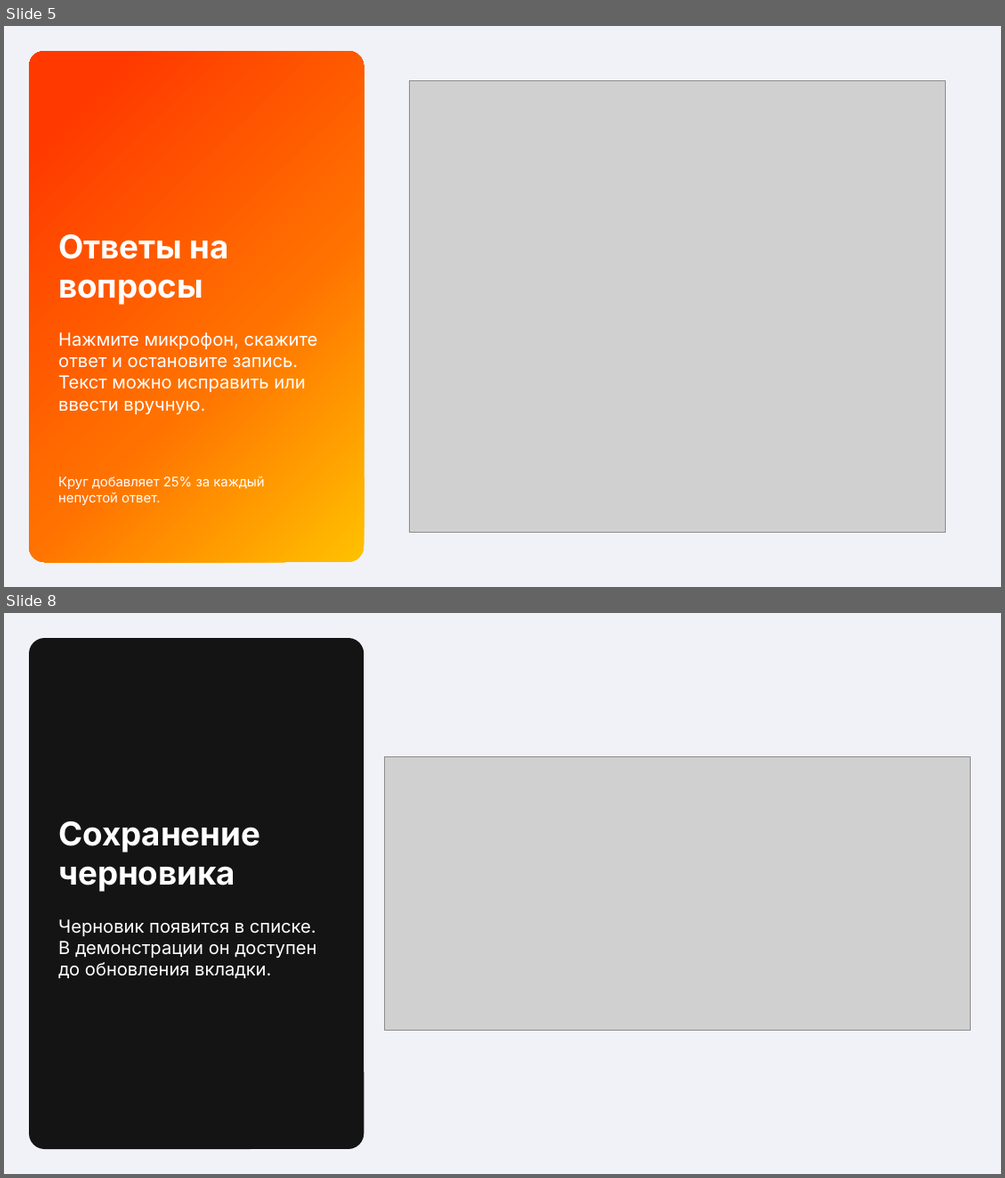
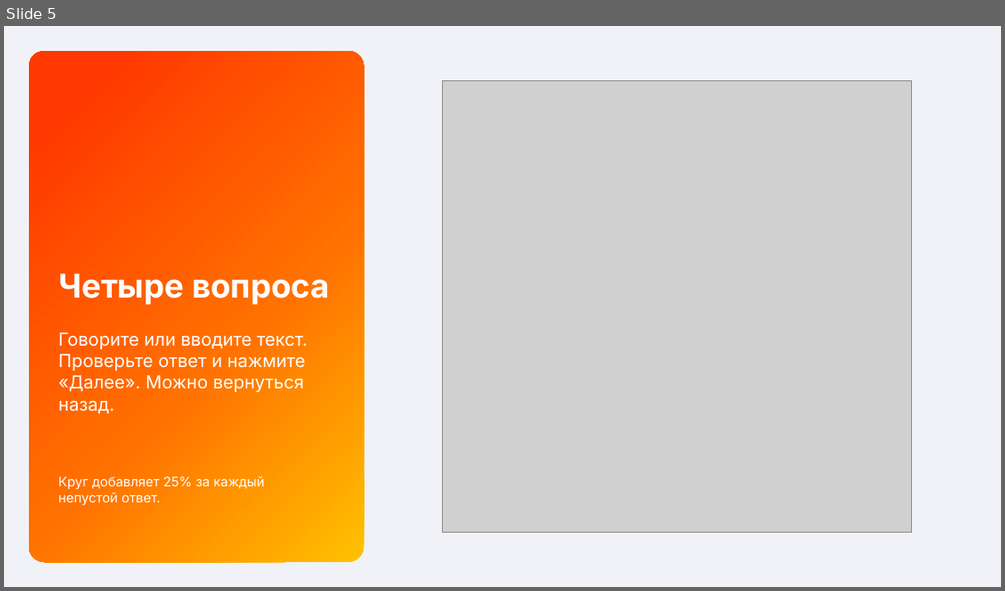
Before and after one commit to trueakaru-stack/iskra-vacancy-prototype, a slide deck: docs/voice-vacancy-presentation.pptx. Shown one above the other, each under a label of ours: slides 5 and 8 before the commit, slide 5 after it; the slides between them are not shown. The pictures are 1005x1178 and 1005x591 pixels, drawn with LibreOffice and Linux fonts; fonts in the diff are those of the drawing; grey boxes stand for pictures. Boxes give left, top, right and bottom in pixels: in the first picture for what was removed or moved away, otherwise in the second. Text is boxed around its words. In the diff, an @@ line names an element or a change of style, - is before the commit and + after.

```diff
--- a/docs/voice-vacancy-presentation.pptx
+++ b/docs/voice-vacancy-presentation.pptx
@@ slide 8 removed at box(4, 613, 1001, 1174), background #F1F2F7 @@
@@ rounded rectangle removed at box(29, 638, 364, 1149) @@
@@ picture removed at box(384, 756, 970, 1030) @@
@@ text removed at box(58, 821, 260, 892) @@
-Сохранение черновика
@@ text removed at box(58, 919, 316, 978) @@
-Черновик появится в списке. В демонстрации он доступен до обновления вкладки.
@@ slide 5 changed as well @@
@@ picture: place and size @@
-picture at box(409, 80, 946, 532)
+picture at box(442, 80, 912, 532)
@@ text at box(58, 273, 330, 305): text changed @@
-Ответы на вопросы
+Четыре вопроса
@@ text at box(58, 332, 307, 414): text changed @@
-Нажмите микрофон, скажите ответ и остановите запись. Текст можно исправить или ввести вручную.
+Говорите или вводите текст. Проверьте ответ и нажмите «Далее». Можно вернуться назад.
```
Also in this commit, not shown: 3 other slides changed, 4 slides added, 3 other slides removed, 28 other files.
